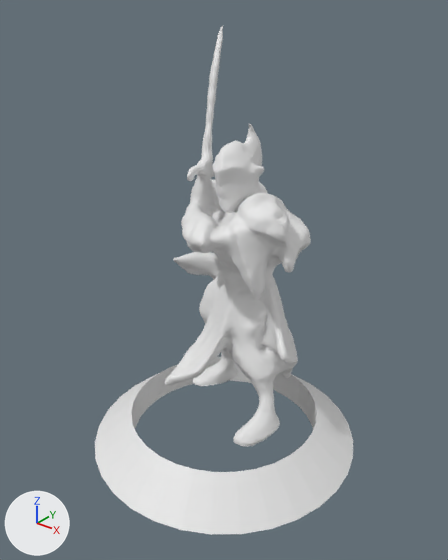
Before and after pictures for a commit that changed the OBJ model assets/models/hero_norowas.obj.
Camera for both pictures: a 50 mm camera at (2.52, -3.15, 3.33) aimed at (0.03, -0.04, 1.41). Arrows for +X, +Y and +Z are at lower left; the lights stay in place. The picture after the commit comes second. Where no turn or scale is listed for an object, it has been applied to the vertices. Vertices at exactly the same position are counted once.

Script lines for the objects in view, before the commit:
```python
me_norowas_base_arythea_003 = bpy.data.meshes.new('Norowas_Base_Arythea.003')
me_norowas_base_arythea_003.from_pydata(...)  # 12689 vertices, 25249 faces; spans x -1.04..1.04, y -1.04..1.04, z 0.0..3.03
ob_norowas_base_arythea_003 = bpy.data.objects.new('Norowas_Base_Arythea.003', me_norowas_base_arythea_003)
ob_norowas_base_arythea_003.location = (0.0, 0.0, 0.0)
```
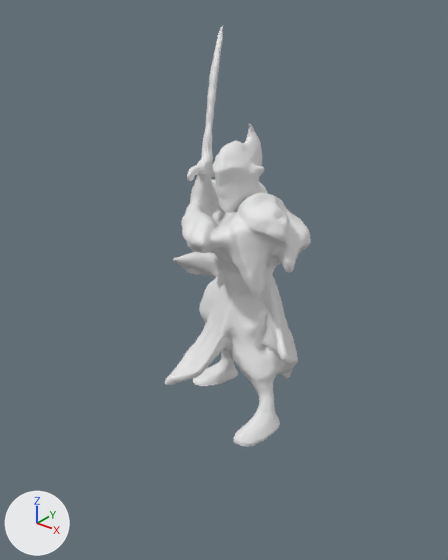
Boxes [x1, y1, x2, y2] around the edits, measured in the pictures (448 x 560 px):
'Norowas_Base_Arythea.003', reshaped (43% narrower, 17% shorter)
    before: [95, 26, 353, 534]
    after: [165, 26, 311, 446]
part 1 of me_norowas_base_arythea_003, deleted
    before: [95, 357, 353, 534]

The change in detail:
me_norowas_base_arythea_003 is used by ob_norowas_base_arythea_003; location (0.0, 0.0, 0.0).
me_norowas_base_arythea_003 had 12689 vertices, 25249 faces and spanned x -1.04..1.04, y -1.04..1.04, z 0.0..3.03.
me_norowas_base_arythea_003 now has 12593 vertices, 25057 faces and spans x -0.87..0.55, y -0.31..0.78, z 0.26..3.03.
me_norowas_base_arythea_003 part 1: the loose piece of 96 vertices spanning x -1.04..1.04, y -1.04..1.04, z 0.0..0.26 is deleted.
